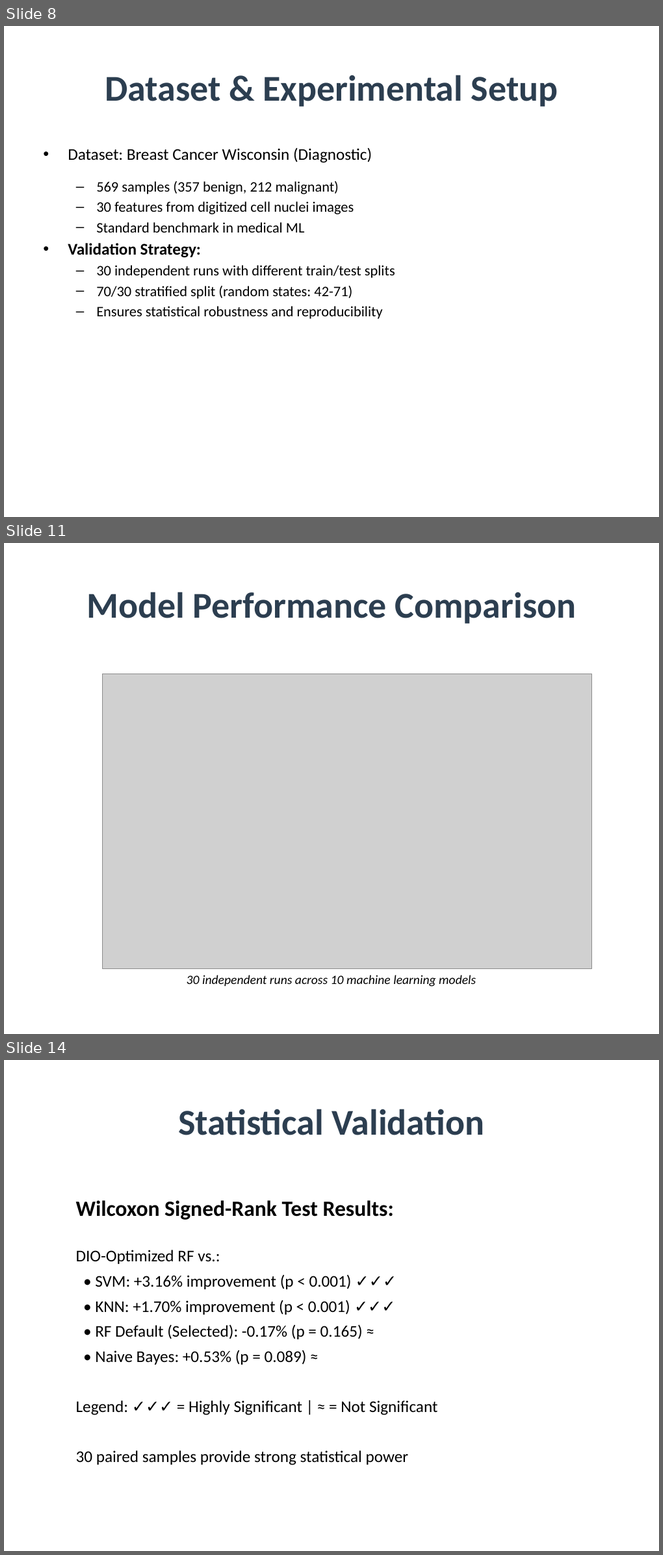
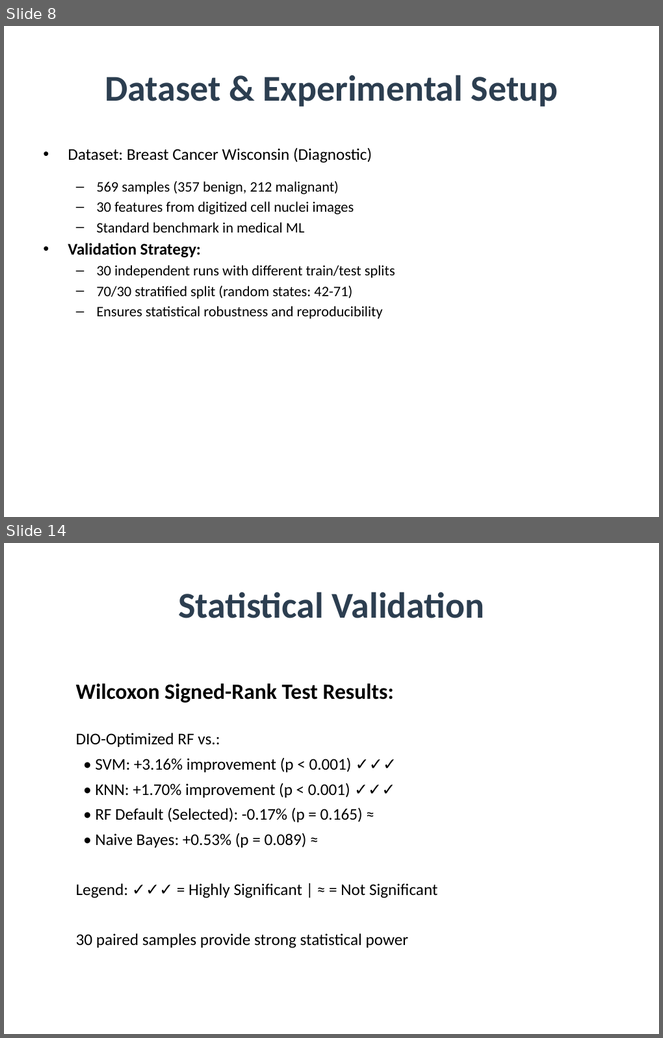
Before and after one commit to amine-dubs/dio-optimization, a slide deck: Presentation/DIO_Research_Presentation.pptx. Shown one above the other, each under a label of ours: slides 8, 11 and 14 before the commit, slides 8 and 14 after it; the slides between them are not shown. The pictures are 663x1555 and 663x1038 pixels, drawn with LibreOffice and Linux fonts; fonts in the diff are those of the drawing; grey boxes stand for pictures. Boxes give left, top, right and bottom in pixels: in the first picture for what was removed or moved away, otherwise in the second. Text is boxed around its words. In the diff, an @@ line names an element or a change of style, - is before the commit and + after.

```diff
--- a/Presentation/DIO_Research_Presentation.pptx
+++ b/Presentation/DIO_Research_Presentation.pptx
@@ slide 11 removed at (4, 543, 659, 1034), background #FFFFFF @@
@@ title removed at (87, 592, 577, 624) @@
-Model Performance Comparison
@@ picture removed at (102, 674, 592, 969) @@
@@ text removed at (187, 975, 476, 987) @@
-30 independent runs across 10 machine learning models
```
Also in this commit, not shown: 9 slides changed, 1 slide added, 3 other files.
